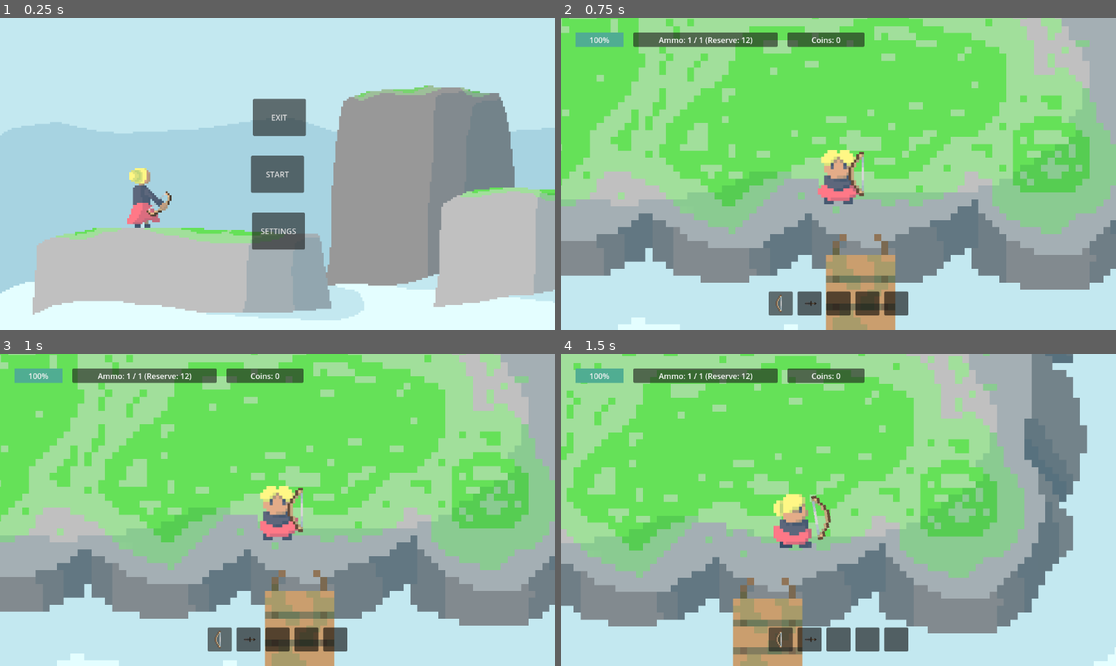
Above: before the commit, frames 1-4 (two rows, left to right).
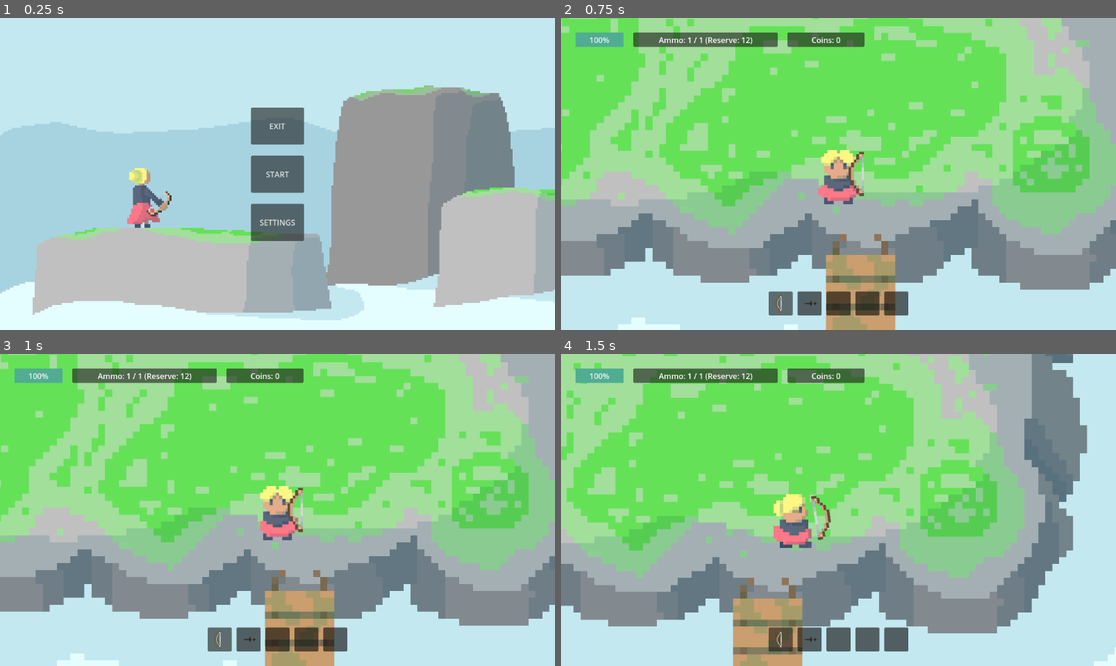
Above: after the commit, the same moments.

Repository: Kryzi/Eksamens-projekt
Game: Godot game, scene res://scenes/main_menu/main_menu.tscn
The game is run twice, just before and just after one commit, with the same random seed, the same clock (stepped at 60 frames per second) and the same inputs.
Inputs (mouse positions are in pixels of both pictures, inside the frame that each line leads up to):
- Up to frame 1 (0.25 s): no input
- Up to frame 2 (0.75 s): click "START" at 0.5 s
- Up to frame 3 (1 s): no input
- Up to frame 4 (1.5 s): move the mouse to (960, 494) at 1.27 s; hold D (Right) from 1.28 s (still down); tap 0 (0) at 1.35 s

The runs differ from the first frame. In frame 1, 1.4% of the frame differs, in the area x 45-56%, y 25-75%; in frame 2, nothing differs; in frame 3, nothing differs; in frame 4, nothing differs.

Commit message:
Baggrunds fix

Diff:
--- a/scenes/main_menu/main_menu.tscn
+++ b/scenes/main_menu/main_menu.tscn
@@ -24,7 +24,7 @@
 offset_bottom = 1416.0
 
 [node name="Start" type="Button" parent="."]
-anchors_preset = 8
+anchors_preset = -1
 anchor_left = 0.5
 anchor_top = 0.5
 anchor_right = 0.5
@@ -38,31 +38,34 @@
 text = "START"
 
 [node name="Exit" type="Button" parent="."]
-anchors_preset = 8
+anchors_preset = -1
 anchor_left = 0.5
 anchor_top = 0.5
 anchor_right = 0.5
 anchor_bottom = 0.5
-offset_left = -51.0
-offset_top = -156.0
-offset_right = 59.0
-offset_bottom = -79.0
+offset_left = -55.0
+offset_top = -138.5
+offset_right = 55.0
+offset_bottom = -61.5
 grow_horizontal = 2
 grow_vertical = 2
+size_flags_horizontal = 3
+size_flags_vertical = 3
 text = "EXIT"
 
 [node name="Settings" type="Button" parent="."]
-anchors_preset = 8
+anchors_preset = -1
 anchor_left = 0.5
 anchor_top = 0.5
 anchor_right = 0.5
 anchor_bottom = 0.5
-offset_left = -53.0
-offset_top = 80.0
-offset_right = 57.0
-offset_bottom = 157.0
+offset_left = -55.0
+offset_top = 61.5
+offset_right = 55.0
+offset_bottom = 138.5
 grow_horizontal = 2
-grow_vertical = 2
+grow_vertical = 0
+size_flags_vertical = 3
 text = "SETTINGS"
 
 [node name="MenuMusik" type="AudioStreamPlayer" parent="."]
